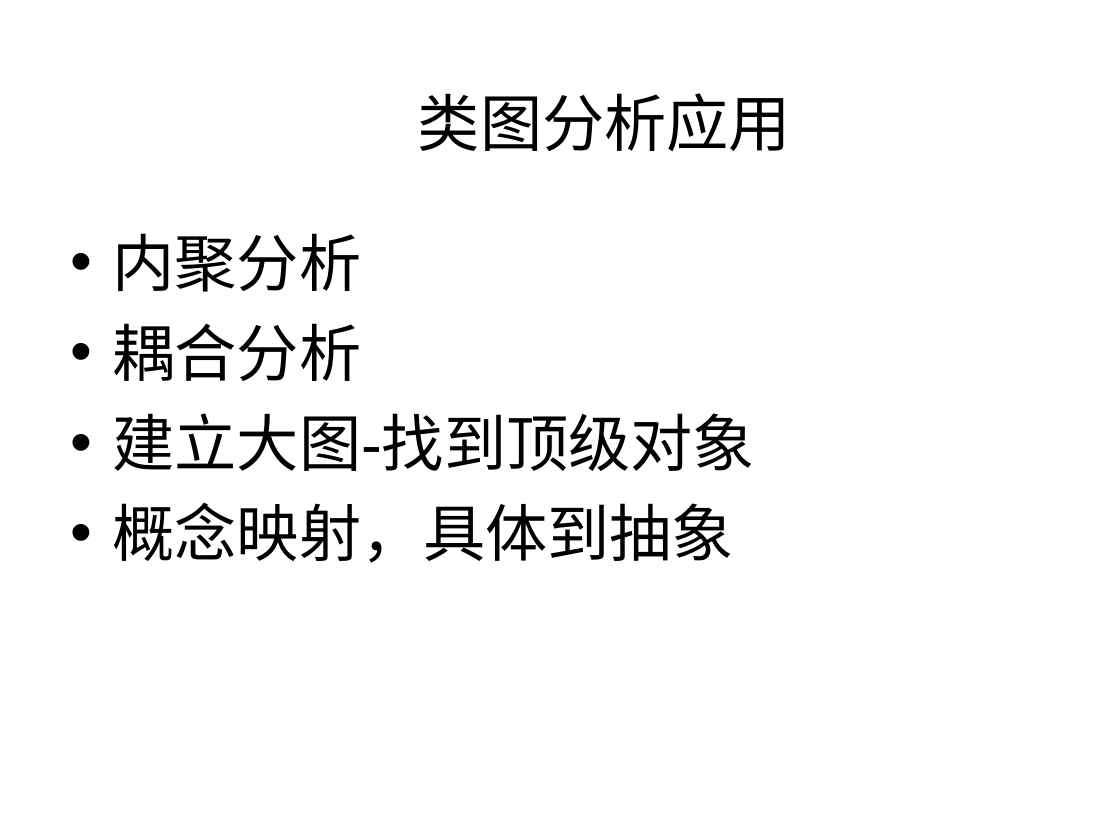
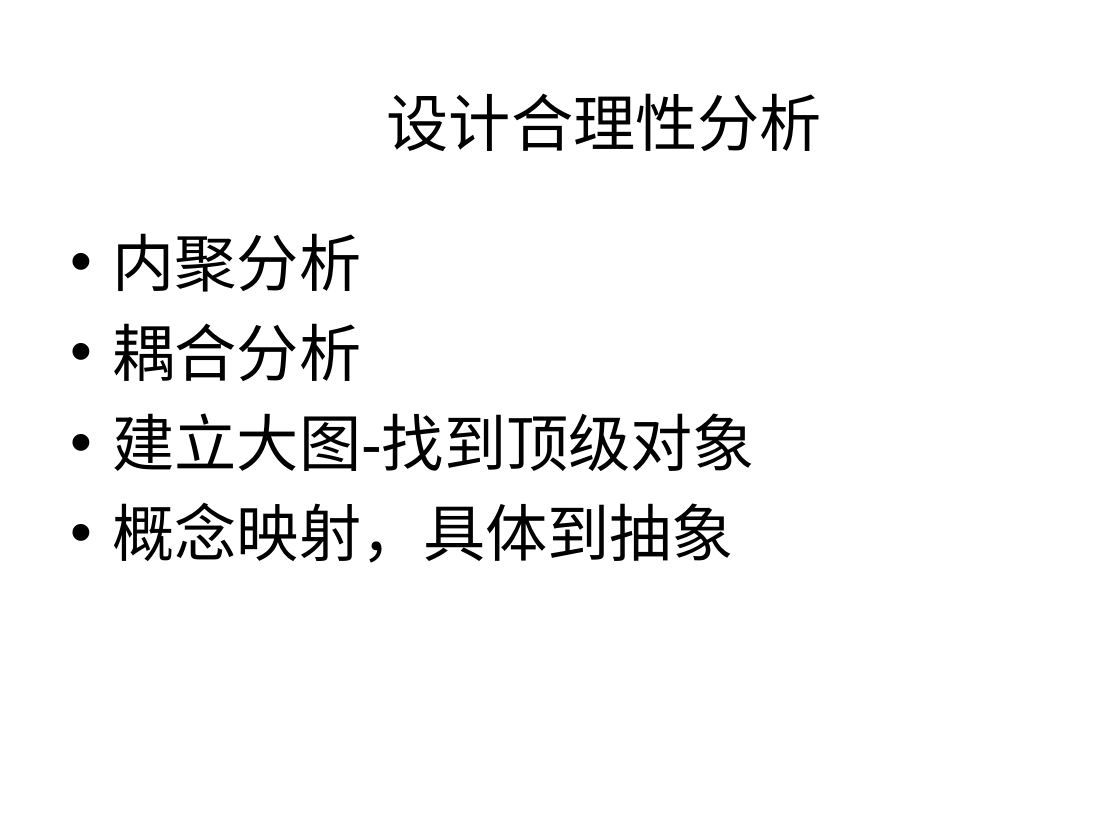
Before and after one commit to 1000copy/delpy, a slide deck: slide 14 of docs/1021project/UML理论和实践.ppt (slide 13 before the commit). Drawn at 1120x840 pixels with LibreOffice and Linux fonts; fonts in the diff are those of the drawing; background and template pictures are left out. Boxes give left, top, right and bottom in pixels: in the first picture for what was removed or moved away, otherwise in the second. Text is boxed around its words. In the diff, an @@ line names an element or a change of style, - is before the commit and + after.

```diff
--- a/docs/1021project/UML理论和实践.ppt
+++ b/docs/1021project/UML理论和实践.ppt
@@ text at <box>387,93,822,151</box>: text changed @@
-类图分析应用
+设计合理性分析
```
Also in this commit, not shown: 4 other slides changed, 7 slides added, 2 slides removed.
